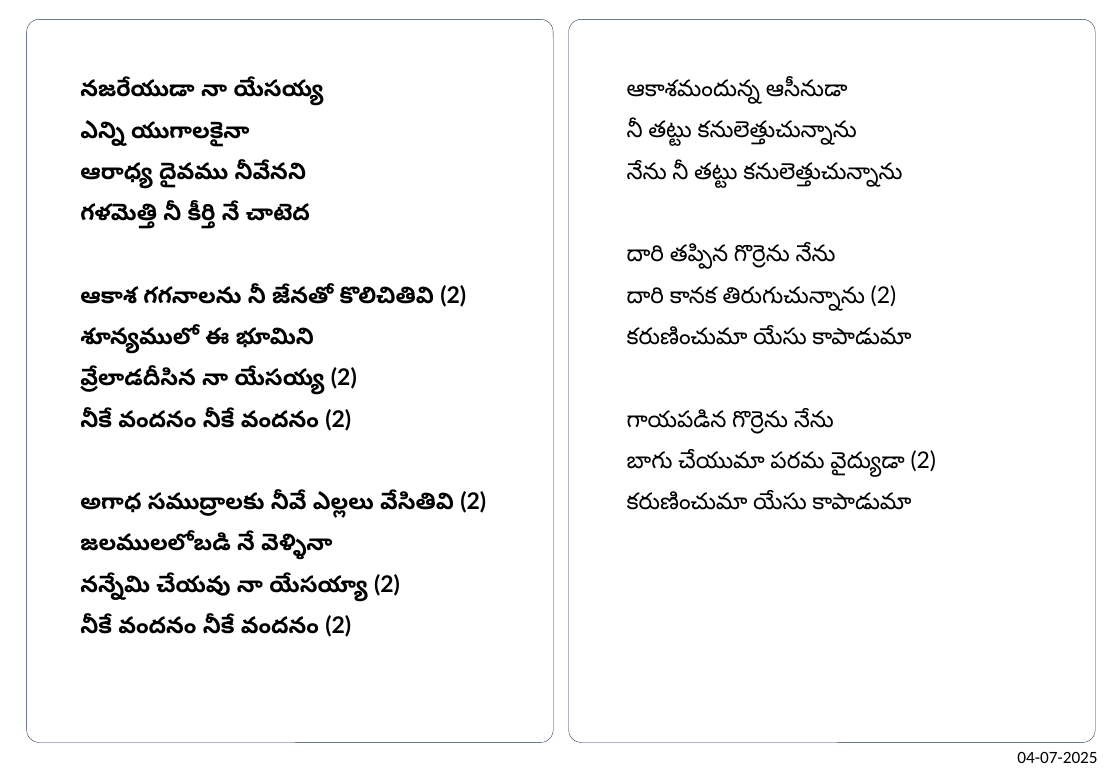
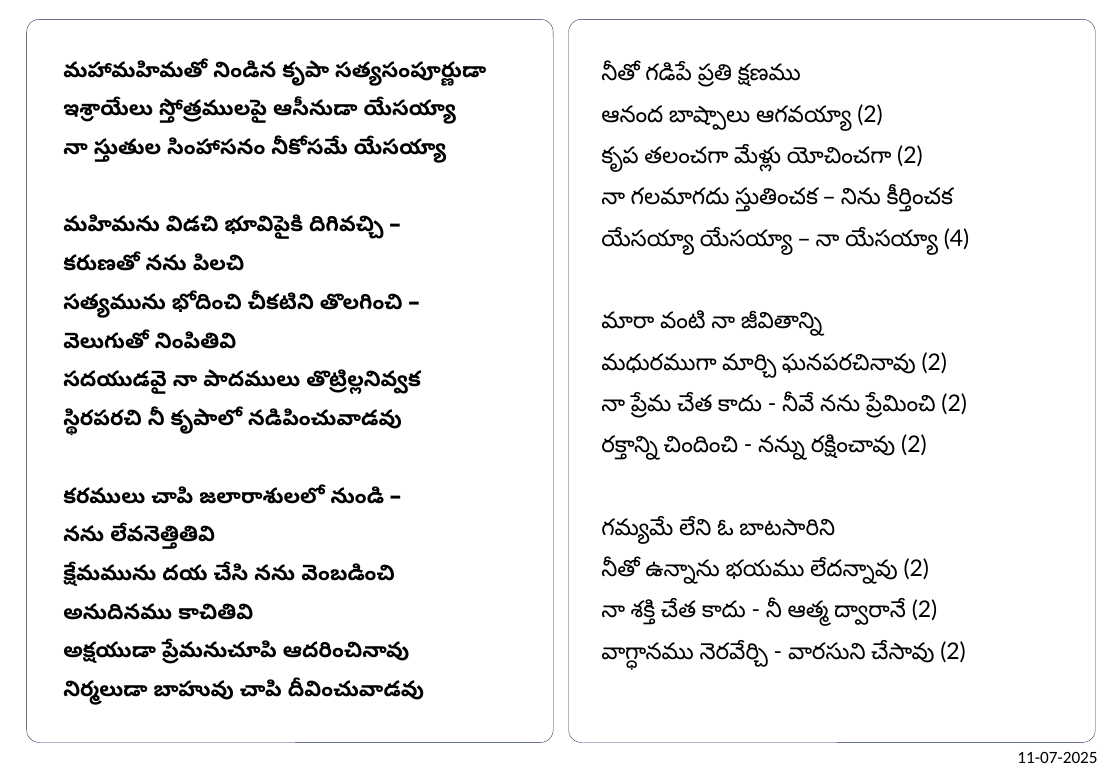
Before and after one commit to venu-webdev/songsDb, a slide deck: slide 1 of songsTemplate.pptx. Drawn at 1120x775 pixels with LibreOffice and Linux fonts; fonts in the diff are those of the drawing. Boxes give left, top, right and bottom in pixels: in the first picture for what was removed or moved away, otherwise in the second. Text is boxed around its words. In the diff, an @@ line names an element or a change of style, - is before the commit and + after.

```diff
--- a/songsTemplate.pptx
+++ b/songsTemplate.pptx
@@ text at <box>63,60,486,705</box>: text changed; size 16 to 15 pt @@
-నజరేయుడా నా యేసయ్య
-ఎన్ని యుగాలకైనా
-ఆరాధ్య దైవము నీవేనని
-గళమెత్తి నీ కీర్తి నే చాటెద
-ఆకాశ గగనాలను నీ జేనతో కొలిచితివి (2)
-శూన్యములో ఈ భూమిని
-వ్రేలాడదీసిన నా యేసయ్య (2)
-నీకే వందనం నీకే వందనం (2)
-అగాధ సముద్రాలకు నీవే ఎల్లలు వేసితివి (2)
-జలములలోబడి నే వెళ్ళినా
-నన్నేమి చేయవు నా యేసయ్యా (2)
-నీకే వందనం నీకే వందనం (2)
+మహామహిమతో నిండిన కృపా సత్యసంపూర్ణుడా
+ఇశ్రాయేలు స్తోత్రములపై ఆసీనుడా యేసయ్యా
+నా స్తుతుల సింహాసనం నీకోసమే యేసయ్యా
+మహిమను విడచి భూవిపైకి దిగివచ్చి –
+కరుణతో నను పిలచి
+సత్యమును భోదించి చీకటిని తొలగించి –
+వెలుగుతో నింపితివి
+సదయుడవై నా పాదములు తొట్రిల్లనివ్వక
+స్థిరపరచి నీ కృపాలో నడిపించువాడవు
+కరములు చాపి జలారాశులలో నుండి –
+నను లేవనెత్తితివి
+క్షేమమును దయ చేసి నను వెంబడించి
+అనుదినము కాచితివి
+అక్షయుడా ప్రేమనుచూపి ఆదరించినావు
+నిర్మలుడా బాహువు చాపి దీవించువాడవు
@@ text at <box>601,64,970,669</box>: text changed @@
-ఆకాశమందున్న ఆసీనుడా
-నీ తట్టు కనులెత్తుచున్నాను
-నేను నీ తట్టు కనులెత్తుచున్నాను
-దారి తప్పిన గొర్రెను నేను
-దారి కానక తిరుగుచున్నాను (2)
-కరుణించుమా యేసు కాపాడుమా
-గాయపడిన గొర్రెను నేను
-బాగు చేయుమా పరమ వైద్యుడా (2)
-కరుణించుమా యేసు కాపాడుమా
+నీతో గడిపే ప్రతి క్షణము
+ఆనంద బాష్పాలు ఆగవయ్యా (2)
+కృప తలంచగా మేళ్లు యోచించగా (2)
+నా గలమాగదు స్తుతించక – నిను కీర్తించక
+యేసయ్యా యేసయ్యా – నా యేసయ్యా (4)
+మారా వంటి నా జీవితాన్ని
+మధురముగా మార్చి ఘనపరచినావు (2)
+నా ప్రేమ చేత కాదు - నీవే నను ప్రేమించి (2)
+రక్తాన్ని చిందించి - నన్ను రక్షించావు (2)
+గమ్యమే లేని ఓ బాటసారిని
+నీతో ఉన్నాను భయము లేదన్నావు (2)
+నా శక్తి చేత కాదు - నీ ఆత్మ ద్వారానే (2)
+వాగ్ధానము నెరవేర్చి - వారసుని చేసావు (2)
@@ text at <box>1017,752,1097,763</box>: text changed @@
-04-07-2025
+11-07-2025
```
Also in this commit, not shown: 1 other slide changed, 1 other file.
